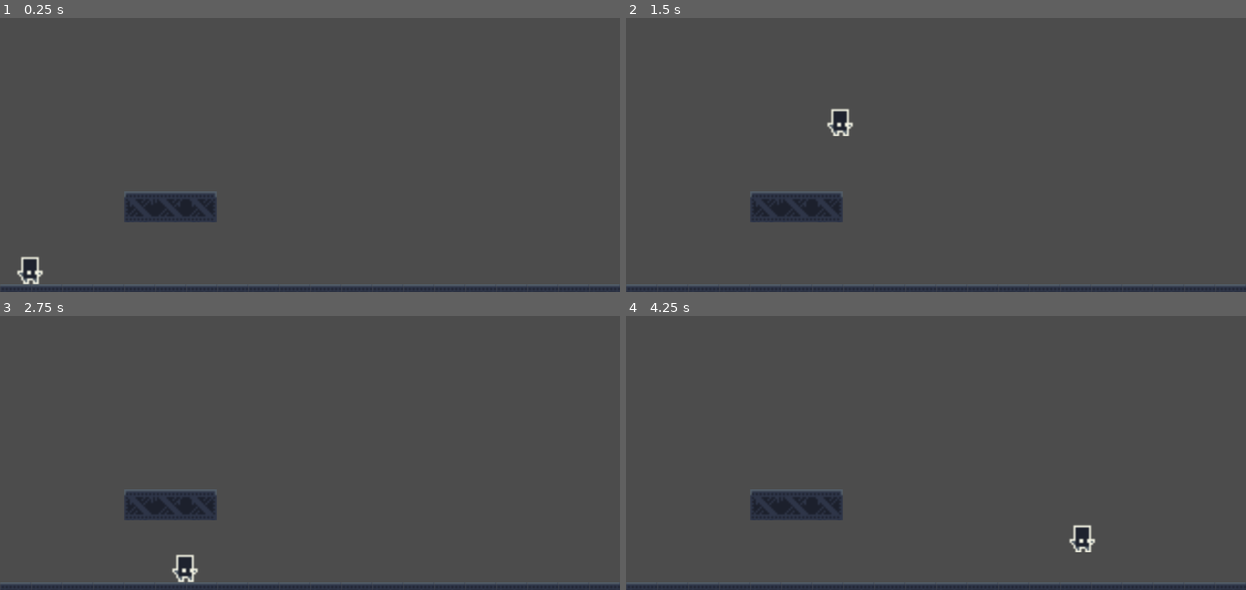
Above: before the commit, frames 1-4 (two rows, left to right).
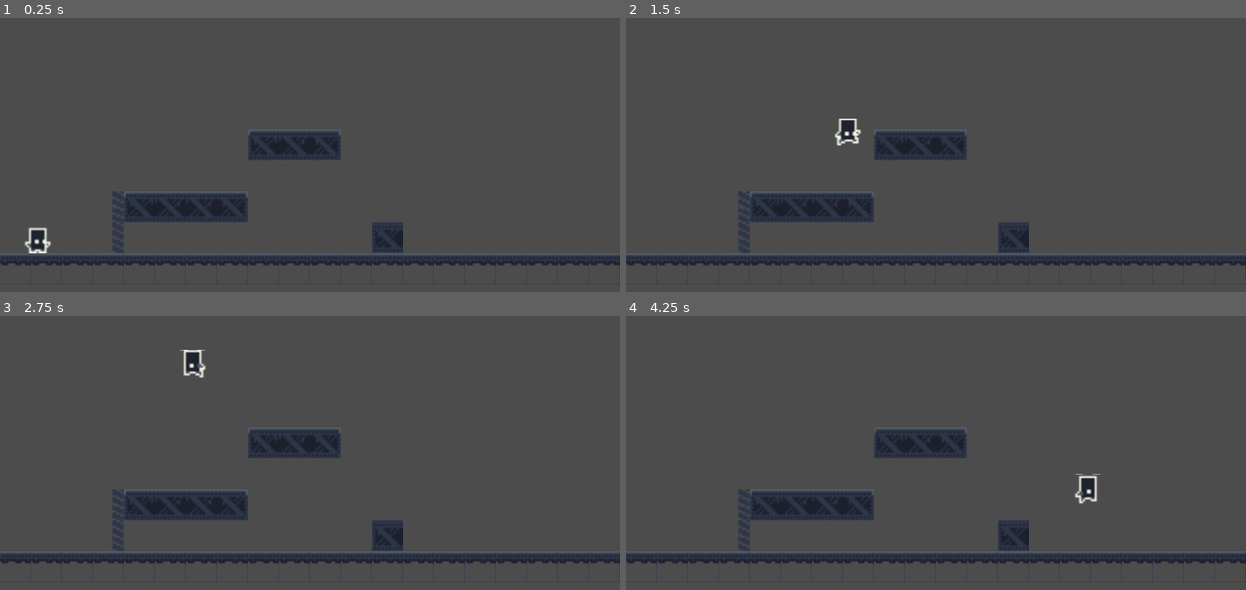
Above: after the commit, the same moments.

Repository: talebFrederik/physiquePlateformer_A22
Game: Godot game, scene res://scenes/Main.tscn
Two runs of this game, one before a commit and one after it. Both use one fixed random seed, a clock stepped at 60 frames per second and the inputs below.
Inputs:
- Up to frame 1 (0.25 s): no input
- Up to frame 2 (1.5 s): tap Enter at 0.5 s; hold D (right) from 0.53 s (still down); tap Space (jump) at 0.6, 0.77, 1.07, 1.35 s
- Up to frame 3 (2.75 s): tap Space (jump) at 1.52, 1.82, 2.1 s; release D (right) at 2.03 s; hold A (left) from 2.03 s (still down)
- Up to frame 4 (4.25 s): release A (left) at 2.78 s; hold D (right) from 2.78 s (still down); tap Space (jump) at 2.85, 3.02, 3.32, 3.6, 3.77, 4.07 s

The runs differ from the first frame. In frame 1, 8.6% of the frame differs, in the area x 0-100%, y 40-100%; in frame 2, 8.5%; in frame 3, 8.6%; in frame 4, 8.7%.

Commit message:
échelle + layers

Diff:
--- a/project.godot
+++ b/project.godot
@@ -45,6 +45,16 @@
 "events": [ Object(InputEventKey,"resource_local_to_scene":false,"resource_name":"","device":0,"alt":false,"shift":false,"control":false,"meta":false,"command":false,"pressed":false,"scancode":0,"physical_scancode":32,"unicode":0,"echo":false,"script":null)
  ]
 }
+up={
+"deadzone": 0.5,
+"events": [ Object(InputEventKey,"resource_local_to_scene":false,"resource_name":"","device":0,"alt":false,"shift":false,"control":false,"meta":false,"command":false,"pressed":false,"scancode":0,"physical_scancode":87,"unicode":0,"echo":false,"script":null)
+ ]
+}
+down={
+"deadzone": 0.5,
+"events": [ Object(InputEventKey,"resource_local_to_scene":false,"resource_name":"","device":0,"alt":false,"shift":false,"control":false,"meta":false,"command":false,"pressed":false,"scancode":83,"physical_scancode":0,"unicode":0,"echo":false,"script":null)
+ ]
+}
 
 [physics]
 
--- /dev/null
+++ b/scenes/Arme.tscn
@@ -0,0 +1,67 @@
+[gd_scene load_steps=4 format=2]
+
+[sub_resource type="RectangleShape2D" id=1]
+extents = Vector2( 2, 3 )
+
+[sub_resource type="Animation" id=2]
+length = 0.001
+tracks/0/type = "bezier"
+tracks/0/path = NodePath("CollisionShape2D:position:x")
+tracks/0/interp = 1
+tracks/0/loop_wrap = true
+tracks/0/imported = false
+tracks/0/enabled = true
+tracks/0/keys = {
+"points": PoolRealArray( 4, -0.25, 0, 0.25, 0 ),
+"times": PoolRealArray( 0 )
+}
+tracks/1/type = "bezier"
+tracks/1/path = NodePath("CollisionShape2D:position:y")
+tracks/1/interp = 1
+tracks/1/loop_wrap = true
+tracks/1/imported = false
+tracks/1/enabled = true
+tracks/1/keys = {
+"points": PoolRealArray( -12, -0.25, 0, 0.25, 0 ),
+"times": PoolRealArray( 0 )
+}
+tracks/2/type = "value"
+tracks/2/path = NodePath("CollisionShape2D:position")
+tracks/2/interp = 1
+tracks/2/loop_wrap = true
+tracks/2/imported = false
+tracks/2/enabled = true
+tracks/2/keys = {
+"times": PoolRealArray( 0 ),
+"transitions": PoolRealArray( 1 ),
+"update": 0,
+"values": [ Vector2( 4, -10 ) ]
+}
+
+[sub_resource type="Animation" id=3]
+resource_name = "attack"
+length = 0.3
+tracks/0/type = "value"
+tracks/0/path = NodePath("CollisionShape2D:position")
+tracks/0/interp = 1
+tracks/0/loop_wrap = true
+tracks/0/imported = false
+tracks/0/enabled = true
+tracks/0/keys = {
+"times": PoolRealArray( 0, 0.1, 0.2, 0.3 ),
+"transitions": PoolRealArray( 1, 1, 1, 1 ),
+"update": 0,
+"values": [ Vector2( 4, -10 ), Vector2( 4, -8 ), Vector2( 4, -4 ), Vector2( 4, 0 ) ]
+}
+
+[node name="Arme" type="KinematicBody2D"]
+collision_layer = 0
+collision_mask = 2
+
+[node name="CollisionShape2D" type="CollisionShape2D" parent="."]
+position = Vector2( 4, -12 )
+shape = SubResource( 1 )
+
+[node name="AnimationPlayer" type="AnimationPlayer" parent="."]
+anims/RESET = SubResource( 2 )
+anims/attack = SubResource( 3 )
--- /dev/null
+++ b/scenes/Ladder.tscn
@@ -0,0 +1,32 @@
+[gd_scene load_steps=4 format=2]
+
+[ext_resource path="res://assets/industrial.v2.png" type="Texture" id=1]
+[ext_resource path="res://scripts/Ladder.gd" type="Script" id=2]
+
+[sub_resource type="RectangleShape2D" id=1]
+extents = Vector2( 4, 14 )
+
+[node name="Ladder" type="Area2D"]
+position = Vector2( 4, 0 )
+collision_layer = 2
+collision_mask = 2
+script = ExtResource( 2 )
+
+[node name="Sprite" type="Sprite" parent="."]
+position = Vector2( 0, -8 )
+texture = ExtResource( 1 )
+region_enabled = true
+region_rect = Rect2( 112, 0, 8, 16 )
+
+[node name="Sprite2" type="Sprite" parent="."]
+position = Vector2( 0, -24 )
+texture = ExtResource( 1 )
+region_enabled = true
+region_rect = Rect2( 112, 0, 8, 16 )
+
+[node name="CollisionShape2D" type="CollisionShape2D" parent="."]
+position = Vector2( 0, -14 )
+shape = SubResource( 1 )
+
+[connection signal="body_entered" from="." to="." method="_on_Ladder_body_entered"]
+[connection signal="body_exited" from="." to="." method="_on_Ladder_body_exited"]
--- a/scenes/Level.tscn
+++ b/scenes/Level.tscn
@@ -1,17 +1,30 @@
-[gd_scene load_steps=3 format=2]
+[gd_scene load_steps=4 format=2]
 
 [ext_resource path="res://assets/industrial_basic.tres" type="TileSet" id=1]
 [ext_resource path="res://scenes/Player.tscn" type="PackedScene" id=2]
+[ext_resource path="res://scenes/Ladder.tscn" type="PackedScene" id=3]
 
 [node name="Level" type="Node2D"]
 
-[node name="Foreground" type="TileMap" parent="."]
+[node name="Player" parent="." instance=ExtResource( 2 )]
+position = Vector2( 20, 152 )
+collision_layer = 1
+jump_speed = 200.0
+gravity = 500.0
+
+[node name="Ladder" parent="." instance=ExtResource( 3 )]
+position = Vector2( 60, 160 )
+
+[node name="TileMap" type="TileMap" parent="."]
 tile_set = ExtResource( 1 )
 cell_size = Vector2( 16, 16 )
 format = 1
-tile_data = PoolIntArray( 524292, 0, 12, 524293, 0, 13, 524294, 0, 15, 720896, 0, 18, 720897, 0, 18, 720898, 0, 18, 720899, 0, 18, 720900, 0, 18, 720901, 0, 18, 720902, 0, 18, 720903, 0, 18, 720904, 0, 18, 720905, 0, 18, 720906, 0, 18, 720907, 0, 18, 720908, 0, 18, 720909, 0, 18, 720910, 0, 18, 720911, 0, 18, 720912, 0, 18, 720913, 0, 18, 720914, 0, 18, 720915, 0, 18 )
+tile_data = PoolIntArray( 524292, 0, 12, 524293, 0, 13, 524294, 0, 13, 524295, 0, 15, 589836, 0, 19, 655360, 0, 18, 655361, 0, 18, 655362, 0, 18, 655363, 0, 18, 655364, 0, 18, 655365, 0, 18, 655366, 0, 18, 655367, 0, 18, 655368, 0, 18, 655369, 0, 18, 655370, 0, 18, 655371, 0, 18, 655372, 0, 18, 655373, 0, 18, 655374, 0, 18, 655375, 0, 18, 655376, 0, 18, 655377, 0, 18, 655378, 0, 18, 655379, 0, 18 )
 
-[node name="Player" parent="." instance=ExtResource( 2 )]
-position = Vector2( 16, 168 )
-jump_speed = 250.0
-gravity = 500.0
+[node name="TileMap2" type="TileMap" parent="."]
+tile_set = ExtResource( 1 )
+cell_size = Vector2( 16, 16 )
+collision_layer = 2
+collision_mask = 3
+format = 1
+tile_data = PoolIntArray( 393224, 0, 12, 393225, 0, 13, 393226, 0, 15, 524292, 0, 12, 524293, 0, 13, 524294, 0, 13, 524295, 0, 15, 589836, 0, 19, 655360, 0, 18, 655361, 0, 18, 655362, 0, 18, 655363, 0, 18, 655364, 0, 18, 655365, 0, 18, 655366, 0, 18, 655367, 0, 18, 655368, 0, 18, 655369, 0, 18, 655370, 0, 18, 655371, 0, 18, 655372, 0, 18, 655373, 0, 18, 655374, 0, 18, 655375, 0, 18, 655376, 0, 18, 655377, 0, 18, 655378, 0, 18, 655379, 0, 18 )
--- a/scenes/Main.tscn
+++ b/scenes/Main.tscn
@@ -1,7 +1,6 @@
 [gd_scene load_steps=2 format=2]
 
-[ext_resource path="res://scenes/Level.tscn" type="PackedScene" id=1]
+[ext_resource path="res://scripts/Main.gd" type="Script" id=1]
 
 [node name="Main" type="Node"]
-
-[node name="Level" parent="." instance=ExtResource( 1 )]
+script = ExtResource( 1 )
--- a/scenes/Player.tscn
+++ b/scenes/Player.tscn
@@ -1,7 +1,27 @@
-[gd_scene load_steps=21 format=2]
+[gd_scene load_steps=25 format=2]
 
 [ext_resource path="res://assets/industrial.v2.png" type="Texture" id=1]
 [ext_resource path="res://scripts/Player.gd" type="Script" id=2]
+
+[sub_resource type="AtlasTexture" id=19]
+flags = 4
+atlas = ExtResource( 1 )
+region = Rect2( 0, 304, 16, 16 )
+
+[sub_resource type="AtlasTexture" id=20]
+flags = 4
+atlas = ExtResource( 1 )
+region = Rect2( 16, 304, 16, 16 )
+
+[sub_resource type="AtlasTexture" id=21]
+flags = 4
+atlas = ExtResource( 1 )
+region = Rect2( 32, 304, 16, 16 )
+
+[sub_resource type="AtlasTexture" id=22]
+flags = 4
+atlas = ExtResource( 1 )
+region = Rect2( 48, 304, 16, 16 )
 
 [sub_resource type="AtlasTexture" id=1]
 flags = 4
@@ -85,6 +105,11 @@
 
 [sub_resource type="SpriteFrames" id=17]
 animations = [ {
+"frames": [ SubResource( 19 ), SubResource( 20 ), SubResource( 21 ), SubResource( 22 ) ],
+"loop": true,
+"name": "attack",
+"speed": 10.0
+}, {
 "frames": [ SubResource( 1 ), SubResource( 2 ), SubResource( 3 ), SubResource( 4 ) ],
 "loop": true,
 "name": "default",
@@ -105,10 +130,14 @@
 extents = Vector2( 5, 7 )
 
 [node name="Player" type="KinematicBody2D"]
+collision_layer = 3
+collision_mask = 3
 script = ExtResource( 2 )
 
 [node name="AnimatedSprite" type="AnimatedSprite" parent="."]
 frames = SubResource( 17 )
+animation = "attack"
+frame = 1
 
 [node name="CollisionShape2D" type="CollisionShape2D" parent="."]
 position = Vector2( -1, 1 )
--- /dev/null
+++ b/scripts/Ladder.gd
@@ -0,0 +1,24 @@
+extends Area2D
+
+
+# Declare member variables here. Examples:
+# var a = 2
+# var b = "text"
+
+
+# Called when the node enters the scene tree for the first time.
+func _ready():
+	pass # Replace with function body.
+
+
+# Called every frame. 'delta' is the elapsed time since the previous frame.
+#func _process(delta):
+#	pass
+
+
+func _on_Ladder_body_entered(body):
+	if body.name == "Player":
+		body.on_ladder = true
+
+func _on_Ladder_body_exited(body):
+		body.on_ladder = false
--- /dev/null
+++ b/scripts/Main.gd
@@ -0,0 +1,16 @@
+extends Node
+
+
+var Niveau = preload("res://scenes/Level.tscn")
+var niveau
+
+
+# Called when the node enters the scene tree for the first time.
+func _ready():
+	niveau = Niveau.instance()
+	add_child(niveau)
+
+
+# Called every frame. 'delta' is the elapsed time since the previous frame.
+#func _process(delta):
+#	pass
--- a/scripts/Player.gd
+++ b/scripts/Player.gd
@@ -3,19 +3,31 @@
 export var speed = 100.0
 export var jump_speed = 150.0
 export var gravity = 250.0
+var screen_size;
+var on_ladder = false
 
 var velocity = Vector2()
+
+func _ready():
+	screen_size = get_viewport_rect().size
+
+func _process(delta):
+	position.x = clamp(position.x,0,screen_size.x)
 
 func _physics_process(delta):
 	# on ne remet pas le vecteur de vélocité à 0 complètement
 	# pour garder le déplacement vertical avec gravité
 	velocity.x = 0
+	if on_ladder:
+		velocity.y = 0
 	# qu'est-ce que l'utilisateur fait?
 	get_input()
 	# application de la gravité
 	# il faut la multiplier par le temps écoulé depuis le dernier calcul
 	# sinon on aura le déplacement pour une seconde complète
-	velocity.y += gravity * delta
+	if not on_ladder:
+		velocity.y += gravity * delta
+	animate()
 	velocity = move_and_slide(velocity, Vector2.UP)
 
 
@@ -28,8 +40,23 @@
 		velocity.x += speed
 	if Input.is_action_pressed("left"):
 		velocity.x += -speed
+	if Input.is_action_pressed("up") and on_ladder:
+		velocity.y += -speed
+	if Input.is_action_pressed("down") and on_ladder:
+		velocity.y += speed
 	# is_on_floor permet d'éviter le "double jump" à répétition
 	# pour s'amuser on peut enlver cette partie de la condition et voir
 	# le résultat
 	if Input.is_action_just_pressed("jump") and is_on_floor():
 		velocity.y += -jump_speed
+
+func animate():
+	if is_on_floor():
+		if velocity.x > 0:
+			$AnimatedSprite.flip_h = false
+			$AnimatedSprite.play("walk")
+		elif velocity.x < 0:
+			$AnimatedSprite.flip_h = true
+			$AnimatedSprite.play("walk")
+		else:
+			$AnimatedSprite.play("default")
